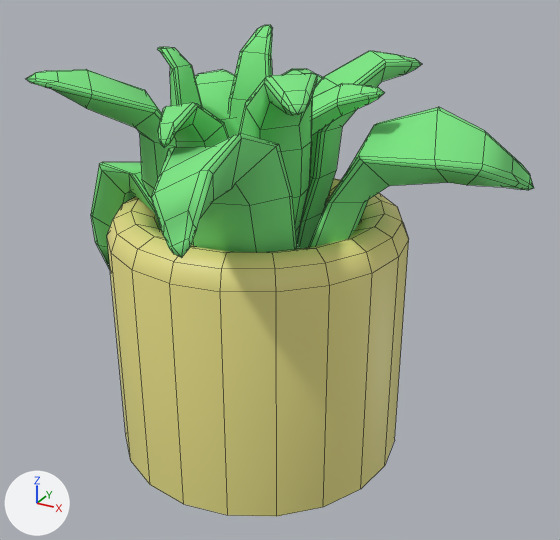
One commit to the FBX model Assets/Models/Muebles/Plantas.fbx: the scene before it, then after it.
Before and after are seen from a 50 mm camera at (9.712, 2.47, 1.646) aimed at (8.602, 4.489, 0.637). Lighting does not change. The marker at lower left points along +X, +Y and +Z. Mesh edges are drawn as thin lines. Where no turn or scale is listed for an object, it has been applied to the vertices.

In view in the first picture: 'Planta.001'.
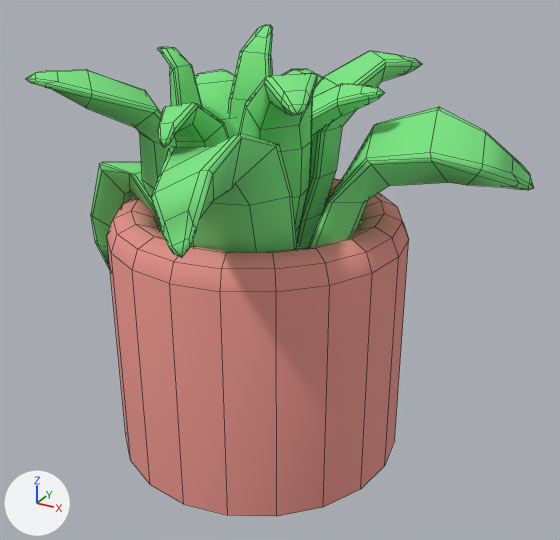
The newer file is also turned or shifted as a whole; pictures and numbers use the older file's frame.

Location of each change, [x1, y1, x2, y2] in pixels of the pictures (560 x 540 px; the box of a moved part takes in the faces that stretch with it):
'Planta.001', reshaped, recoloured (yellow to pink)
    both: [26, 25, 534, 516]
part 1 of me_cube_026, moved or reshaped
    both: [327, 110, 486, 203]
part 2 of me_cube_026, recoloured (yellow to pink)
    both: [107, 178, 409, 516]

The change, as a list of edits to the scene's bpy script:
```text
Add mat_m_rojoapagado:
    mat_m_rojoapagado = principled_material('M_RojoApagado')
    mat_m_rojoapagado.base_color = (0.801, 0.29, 0.258)  # pink #e7938b
    mat_m_rojoapagado.roughness = 0.862
Change me_cube_026:
    where me_cube_026.from_pydata(...)  # 1218 vertices, 1147 faces; spans x -0.6..0.85, y -0.85..0.77, z 0.01..1.37
    used by ob_planta_001; location = (8.474, 4.548, -0.013)
    before: 996 (0.46, -0.19, 1.09) at pixel (363, 162), 997 (0.44, -0.18, 1.1) at pixel (358, 155), 998 (0.45, -0.19, 1.09) at pixel (359, 158), 1011 (0.62, -0.09, 1.09) at pixel (434, 159), 1012 (0.63, -0.1, 1.07) at pixel (436, 169)
    before: 1013 (0.63, -0.1, 1.08) at pixel (435, 165)
    me_cube_026 part 1
    add for i in [1011, 1012, 1013]: me_cube_026.vertices[i].co += Vector((-0.01, -0.02, 0.02))
    add for i in [996, 997, 998]: me_cube_026.vertices[i].co += Vector((0.02, 0.01, -0.01))
    me_cube_026 part 2: all 100 faces that had it switch from mat_m_color1 (yellow #e7df87) to mat_m_rojoapagado (pink #e7928b)
```
